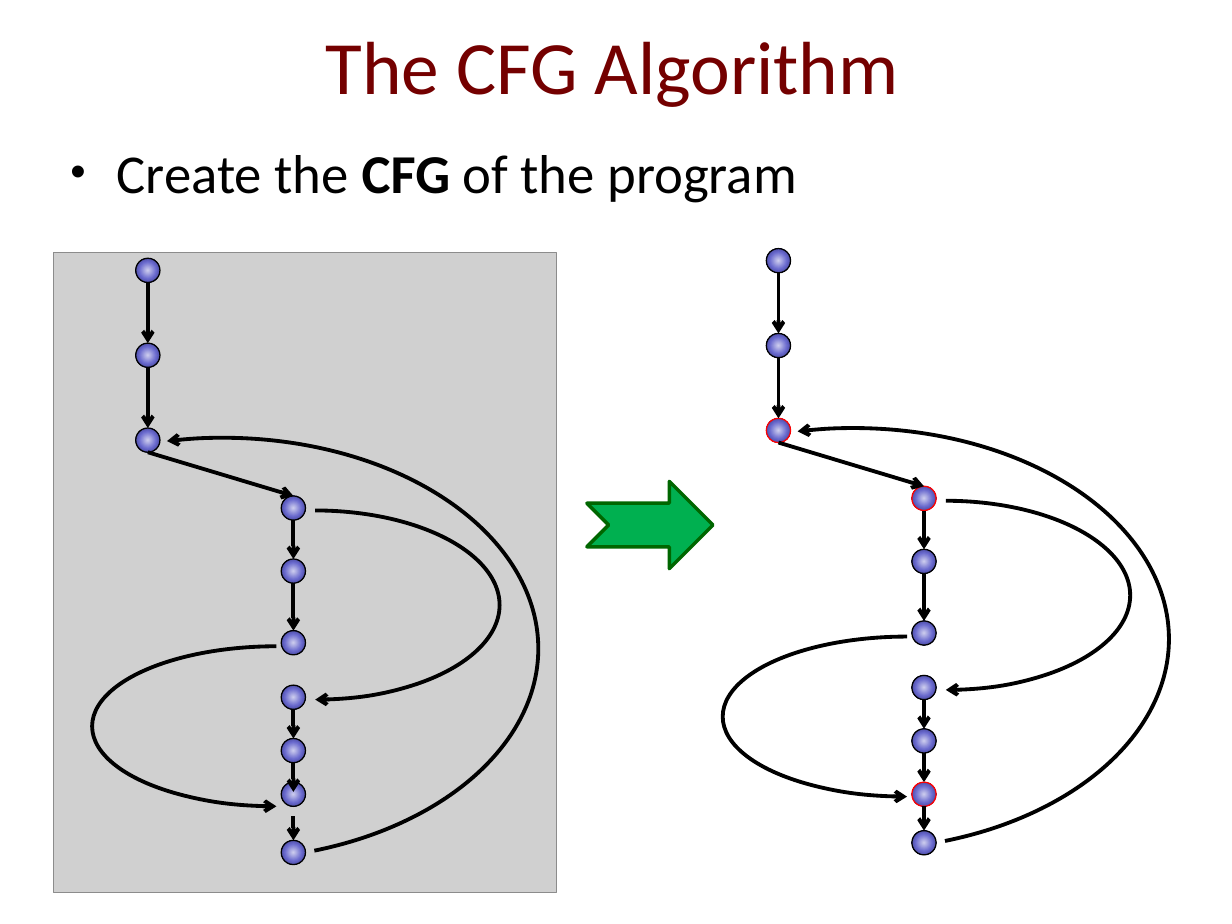
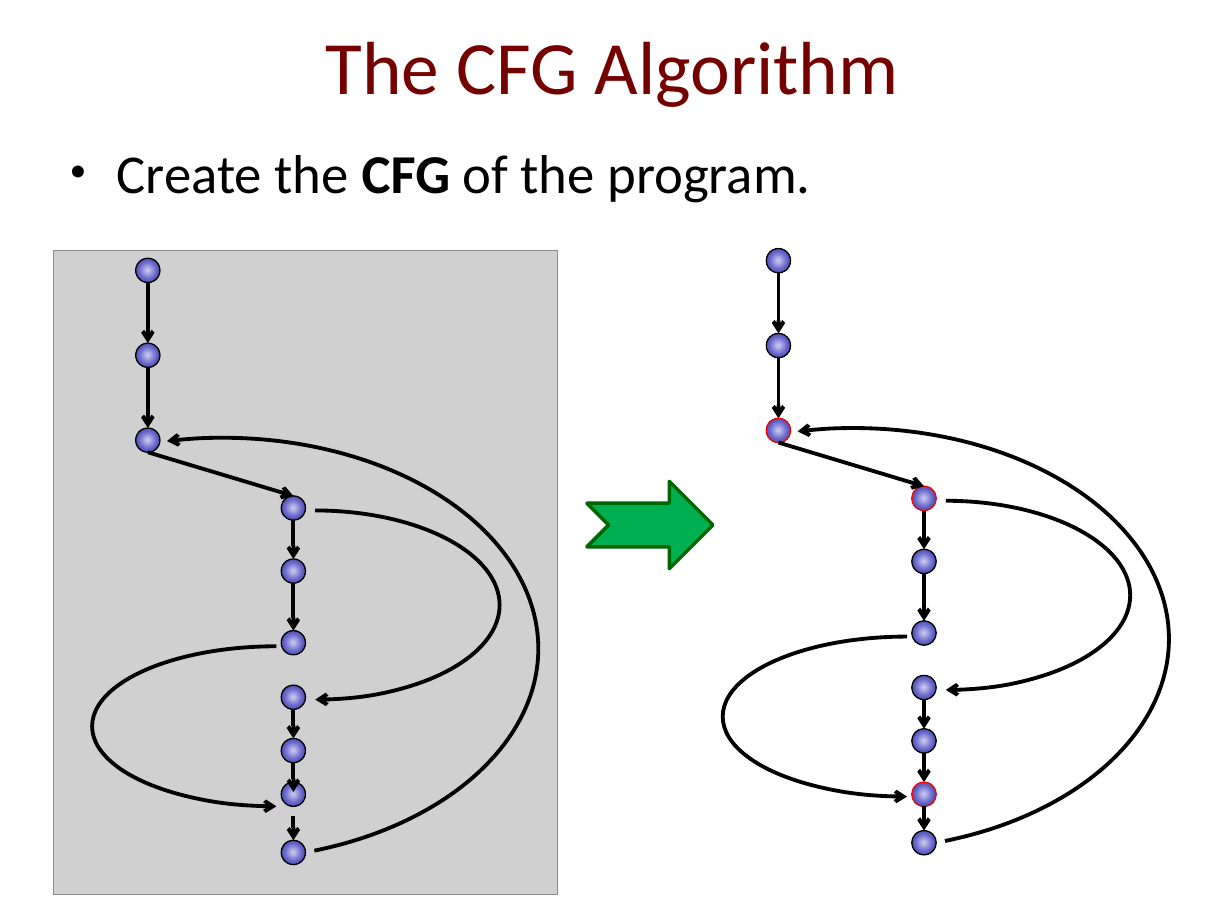
Before and after one commit to IdoBegun/PAAV_Project, a slide deck: slide 4 of Project Presentation.pptx. Drawn at 1232x924 pixels with LibreOffice and Linux fonts; fonts in the diff are those of the drawing; grey boxes stand for pictures; background and template pictures are left out. Boxes give left, top, right and bottom in pixels: in the first picture for what was removed or moved away, otherwise in the second. Text is boxed around its words. In the diff, an @@ line names an element or a change of style, - is before the commit and + after.

```diff
--- a/Project Presentation.pptx
+++ b/Project Presentation.pptx
@@ text at bbox=[117, 155, 810, 203]: text changed @@
-• Create the CFG of the program
+• Create the CFG of the program.
```
Also in this commit, not shown: 11 other slides changed, 1 slide added.
